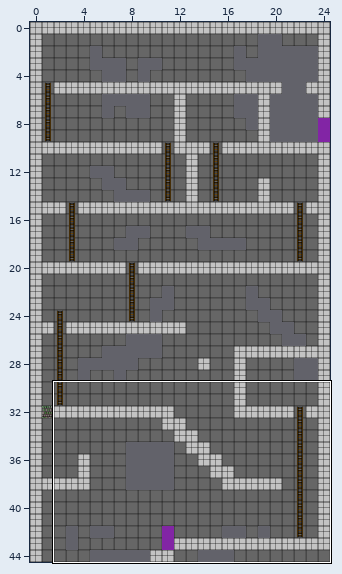
Two versions of a level (Tiled map, tower-of-darkness-xna/tower-of-darkness-xna/tower-of-darkness-xnaContent/maps/tower2.tmx). The picture above shows the old version from afar; the outline marks the close-up.
Close-up. Before the commit:
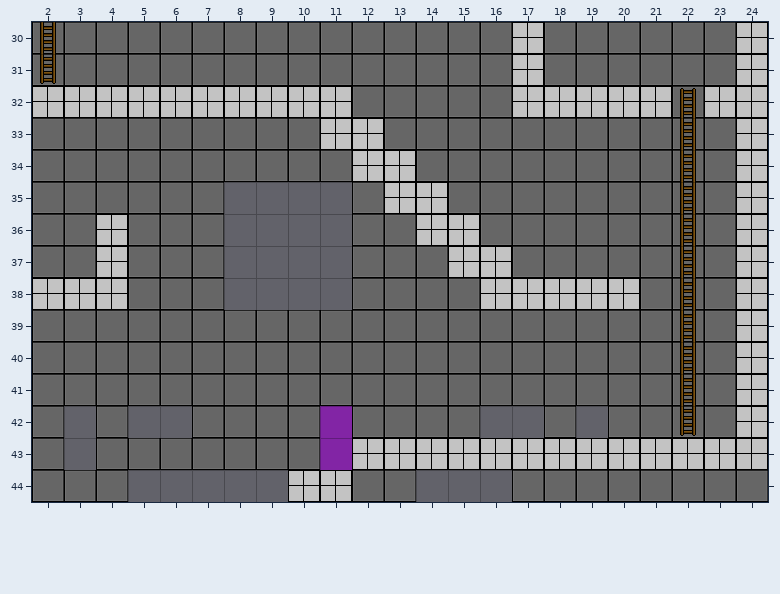
Cells are 32x32 px. Shown: x 2..24, y 30..44.
New version:
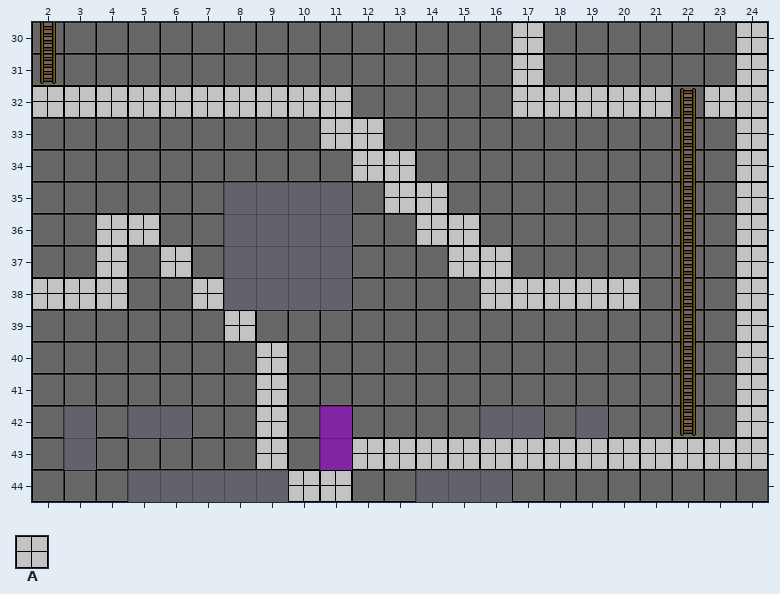
Key: from "spritesheet": A 14.
_ is an empty cell.
From old to new:
Changed rows in their new state; . is an unchanged cell.
Layer "Foreground":
first column x 5:
36 A....
37 .A...
38 ..A..
39 ...A.
40 ....A
41 ....A
42 ....A
43 ....A
